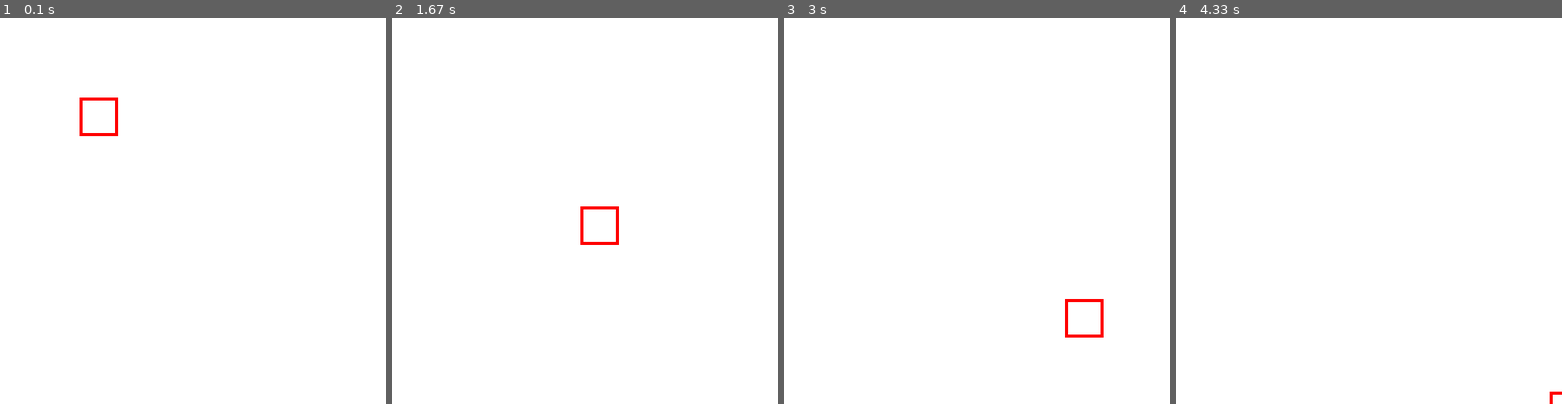
Above: before the commit, frames 1-4 (left to right).
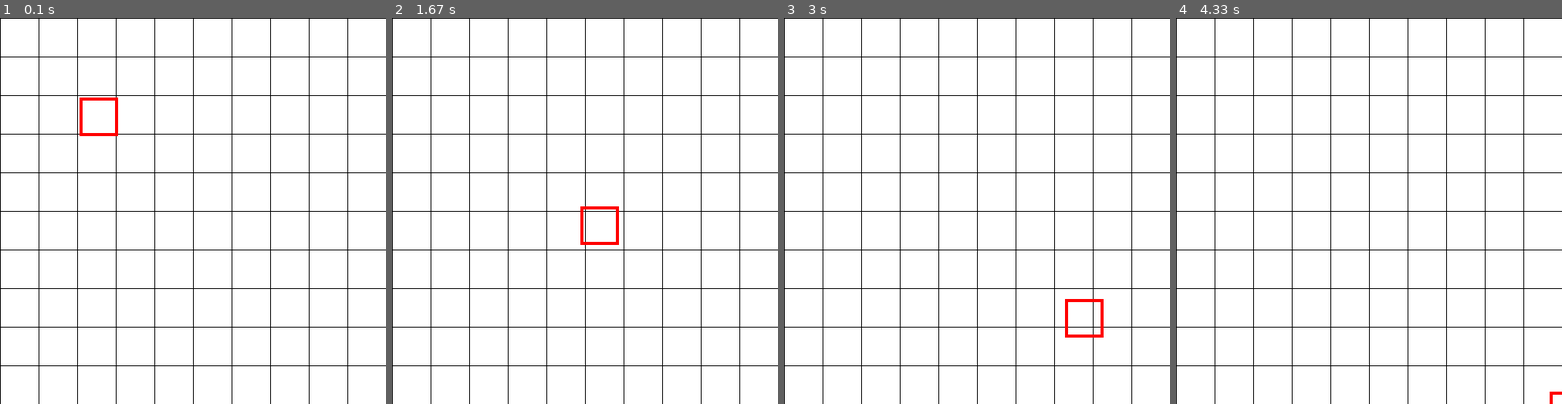
Above: after the commit, the same moments.

Repository: randompast/Tower-Defense-pygame
Game: pygame game, started from main.py
Two runs of this game, one before a commit and one after it. Both use one fixed random seed, a clock stepped at 60 frames per second and the inputs below.
Inputs:
- Up to frame 1 (0.1 s): no input
- Up to frame 2 (1.67 s): no input
- Up to frame 3 (3 s): no input
- Up to frame 4 (4.33 s): no input

The runs differ from the first frame. In frame 1, 3.9% of the frame differs, in the area x 0-100%, y 0-100%; in frame 2, 4.0%; in frame 3, 4.0%; in frame 4, 4.0%.

Commit message:
added grid

Diff:
--- a/gameloop.py
+++ b/gameloop.py
@@ -3,6 +3,7 @@
 from enemy import enemy
 from init import clear
 from events import event_handler
+from grid import drawgrid
 
 def gameloop(pyg):
     # Beginning Game Loop
@@ -12,6 +13,7 @@
         event_handler(pyg)
 
         clear(pyg)
+        drawgrid(pyg)
         e.draw(pyg)
         e.update(pyg)
 
--- /dev/null
+++ b/grid.py
@@ -0,0 +1,14 @@
+import pygame, sys
+# from pygame.locals import *
+
+def drawgrid(pyg):
+    sw,sh = pyg['SCREENSIZE']
+    gw,gh = pyg['SIZE']
+    for x in range(sw//gw):
+        spos = [x*gw, 0]
+        epos = [x*gw, sh]
+        pygame.draw.line(pyg['DISPLAYSURF'], pyg['BLACK'], spos, epos)
+    for y in range(sh//gh):
+        spos = [0 , y*gh]
+        epos = [sw, y*gh]
+        pygame.draw.line(pyg['DISPLAYSURF'], pyg['BLACK'], spos, epos)
--- a/init.py
+++ b/init.py
@@ -17,6 +17,7 @@
         ,'RED' : (255, 0, 0)
         ,'GREEN' : (0, 255, 0)
         ,'BLUE' : (0, 0, 255)
+        ,'BLACK' : (0, 0, 0)
         ,'SCREENSIZE' : (500,500)
         ,'SIZE' : [50,50]
     }
